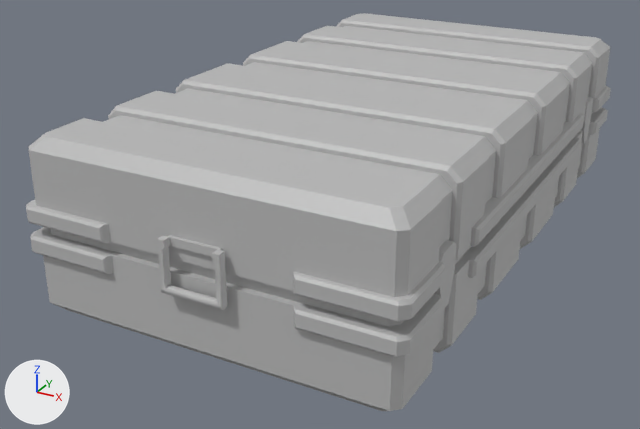
What one commit did to the FBX model Maya Project Files/Env/Exports/Crates/Crate_04_SM_Low.fbx.
The view is the same before and after, from a camera (50 mm lens) standing at (1.25, -2.64, 1.3) and looking at (-0.11, -0.16, 0.06). Arrows for +X, +Y and +Z are at lower left; the lights stay in place. Where no turn or scale is listed for an object, it has been applied to the vertices.

Script lines for the objects in view, before the commit:
```python
me_mesh = bpy.data.meshes.new('Mesh')
me_mesh.from_pydata(...)  # 1064 vertices, 1089 faces; spans x -0.59..0.59, y -1.04..1.04, z -0.02..0.52
me_mesh.materials.append(mat_lambert1)  # grey #bcbcbc
me_mesh_002 = bpy.data.meshes.new('Mesh.002')
me_mesh_002.from_pydata(...)  # 22 vertices, 16 faces; spans x 0.0..0.023, y -0.052..0.052, z -0.085..0.085
me_mesh_002.materials.append(mat_lambert1)  # grey #bcbcbc
me_mesh_003 = bpy.data.meshes.new('Mesh.003')
me_mesh_003.from_pydata(...)  # 22 vertices, 16 faces; spans x 0.0..0.023, y -0.052..0.052, z -0.085..0.085
me_mesh_003.materials.append(mat_lambert1)  # grey #bcbcbc
me_mesh_004 = bpy.data.meshes.new('Mesh.004')
me_mesh_004.from_pydata(...)  # 92 vertices, 94 faces; spans x -0.095..0.095, y -0.035..0.0, z -0.161..0.0
me_mesh_004.materials.append(mat_lambert1)  # grey #bcbcbc
ob_halftwoone = bpy.data.objects.new('HalfTwoOne', me_mesh)
ob_halftwoone.location = (0.0, 0.0, 0.0)
ob_handle29 = bpy.data.objects.new('Handle29', me_mesh_004)
ob_handle29.location = (0.0, -1.02, 0.337)
ob_latch28 = bpy.data.objects.new('Latch28', me_mesh_002)
ob_latch28.location = (0.55, -0.741, 0.251)
ob_latch29 = bpy.data.objects.new('Latch29', me_mesh_003)
ob_latch29.location = (0.55, 0.739, 0.251)
```
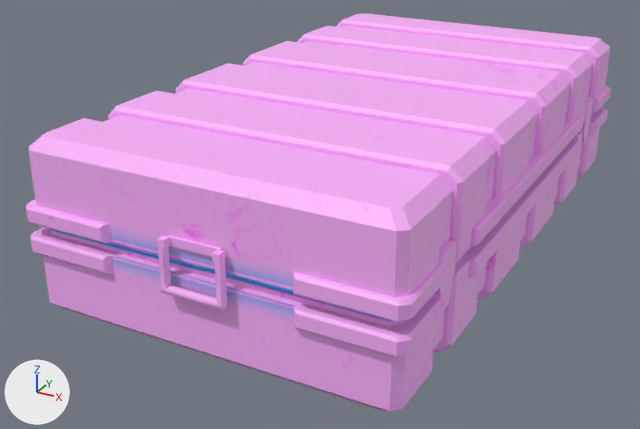
Location of each change, (x1, y1, x2, y2) in pixels of the pictures (640 x 429 px):
'HalfTwoOne', recoloured, surface changed (grey to pink): (26, 13, 611, 411) in both
'Handle29', recoloured (grey to pink): (157, 235, 227, 310) in both
'Latch28', recoloured (grey to pink): (434, 240, 456, 310) in both
'Latch29', recoloured (grey to pink): (581, 97, 593, 143) in both

Patch to the scene script:
```diff
--- a/Maya Project Files/Env/Exports/Crates/Crate_04_SM_Low.fbx.py
+++ b/Maya Project Files/Env/Exports/Crates/Crate_04_SM_Low.fbx.py
@@ img_occlusionroughnessmetallic_png @@
+img_occlusionroughnessmetallic_png = load_image('OcclusionRoughnessMetallic.png', '_unpacked/OcclusionRoughnessMetallic.png', 2048, 2048, 'sRGB')
@@ mat_metal_ts_02 @@
+mat_metal_ts_02 = principled_material('Metal_TS_02')
+mat_metal_ts_02.texture = img_occlusionroughnessmetallic_png
@@ mat_metal_ts_01 @@
+mat_metal_ts_01 = principled_material('Metal_TS_01')
+mat_metal_ts_01.texture = img_occlusionroughnessmetallic_png
@@ me_mesh @@
 me_mesh.from_pydata(...)  # 1064 vertices, 1089 faces; spans x -0.59..0.59, y -1.04..1.04, z -0.02..0.52
 # used by ob_halftwoone; location = (0.0, 0.0, 0.0)
-me_mesh.materials.append(mat_lambert1)  # grey #bcbcbc
+# me_mesh part 1: texture (UV) coordinates of 1089 of 1089 faces, centred in x -0.59..0.59, y -1.04..1.04, z -0.02..0.52, changed; they spanned u 0.01..1.0, v 0.0..0.99 and now span u -0.1..1.09, v 0.03..1.0
+me_mesh.materials.append(mat_metal_ts_01)  # picture img_occlusionroughnessmetallic_png
@@ me_mesh_003 @@
 me_mesh_003.from_pydata(...)  # 22 vertices, 16 faces; spans x 0.0..0.023, y -0.052..0.052, z -0.085..0.085
-me_mesh_003.materials.append(mat_lambert1)  # grey #bcbcbc
+me_mesh_003.materials.append(mat_metal_ts_02)  # picture img_occlusionroughnessmetallic_png
@@ me_mesh_004 @@
 me_mesh_004.from_pydata(...)  # 92 vertices, 94 faces; spans x -0.095..0.095, y -0.035..0.0, z -0.161..0.0
-me_mesh_004.materials.append(mat_lambert1)  # grey #bcbcbc
+me_mesh_004.materials.append(mat_metal_ts_02)  # picture img_occlusionroughnessmetallic_png
@@ me_mesh_002 @@
 me_mesh_002.from_pydata(...)  # 22 vertices, 16 faces; spans x 0.0..0.023, y -0.052..0.052, z -0.085..0.085
-me_mesh_002.materials.append(mat_lambert1)  # grey #bcbcbc
+me_mesh_002.materials.append(mat_metal_ts_02)  # picture img_occlusionroughnessmetallic_png
```
